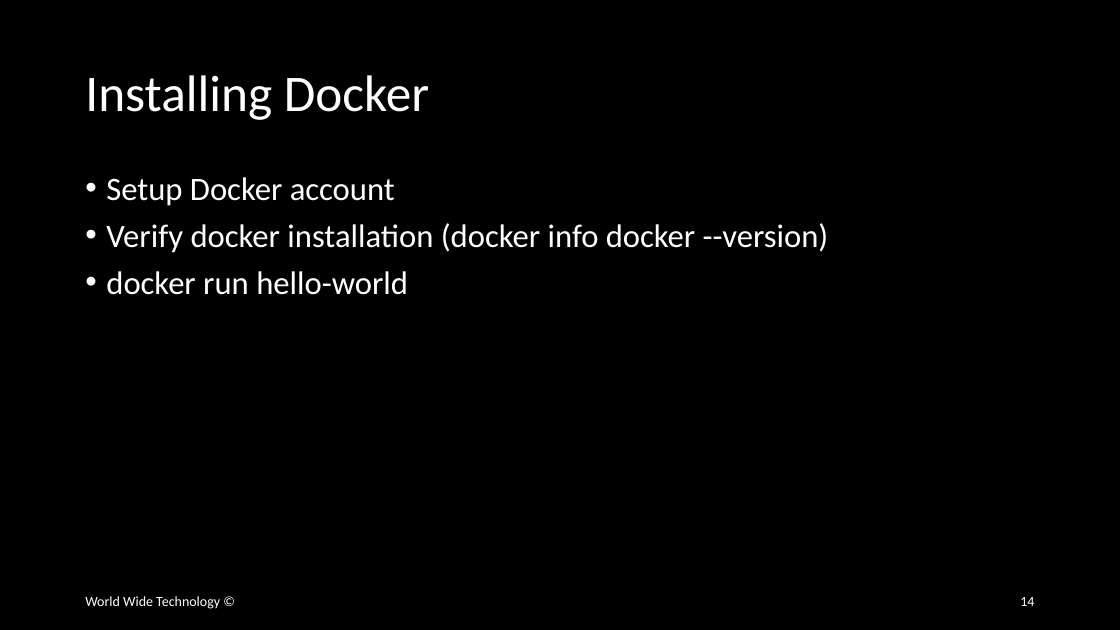
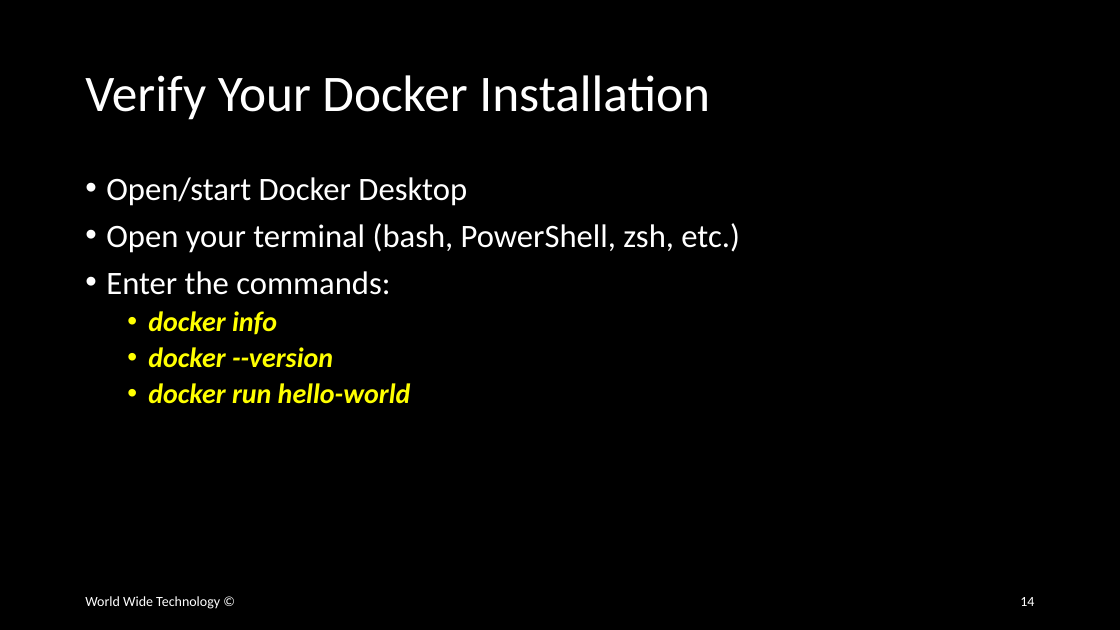
Before and after one commit to wwt/docker-foundations, a slide deck: slide 14 of docker-foundations.pptx. Drawn at 1120x630 pixels with LibreOffice and Linux fonts; fonts in the diff are those of the drawing. Boxes give left, top, right and bottom in pixels: in the first picture for what was removed or moved away, otherwise in the second. Text is boxed around its words. In the diff, an @@ line names an element or a change of style, - is before the commit and + after.

Commit message:
Started Docker hands-on section

```diff
--- a/docker-foundations.pptx
+++ b/docker-foundations.pptx
@@ title at (85,75,710,120): text changed @@
-Installing Docker
+Verify Your Docker Installation
@@ text at (106,177,740,368): text changed @@
-• Setup Docker account
-• Verify docker installation (docker info docker --version)
+• Open/start Docker Desktop
+• Open your terminal (bash, PowerShell, zsh, etc.)
+• Enter the commands:
+  • docker info
+  • docker --version
@@ text at (148,383,411,404): size 28 to 24 pt, text colour #FFFFFF to #FFFF00, bold on, italic on in "docker run hello-world"; list level 1 to 2 in "docker run hello-world" @@
```
Also in this commit, not shown: 1 other slide changed.
